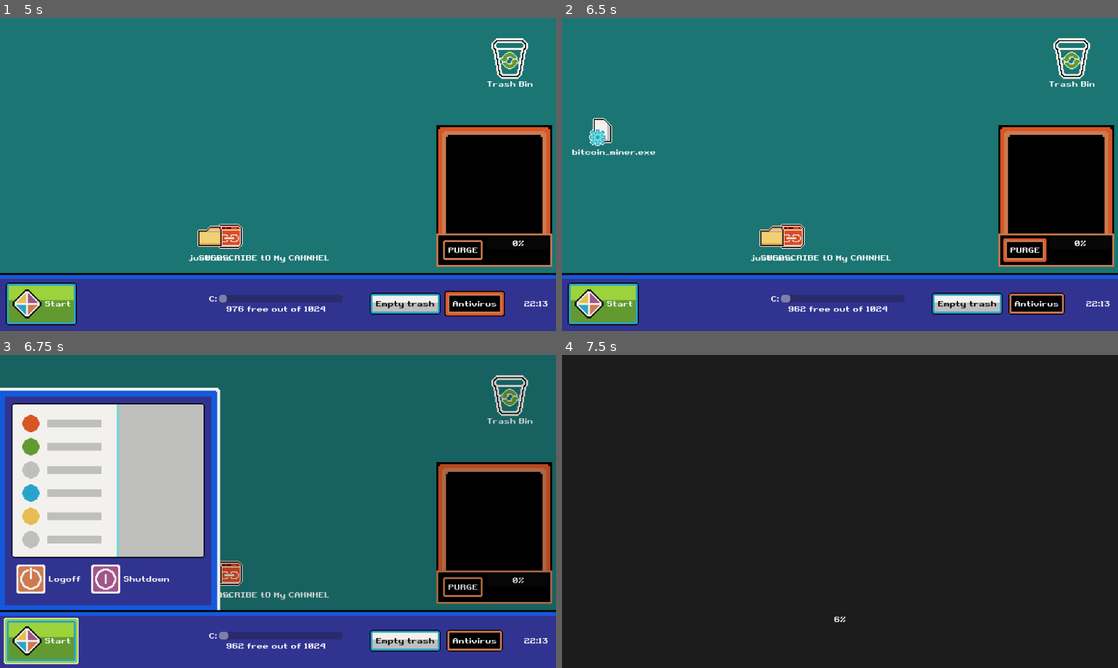
Above: before the commit, frames 1-4 (two rows, left to right).
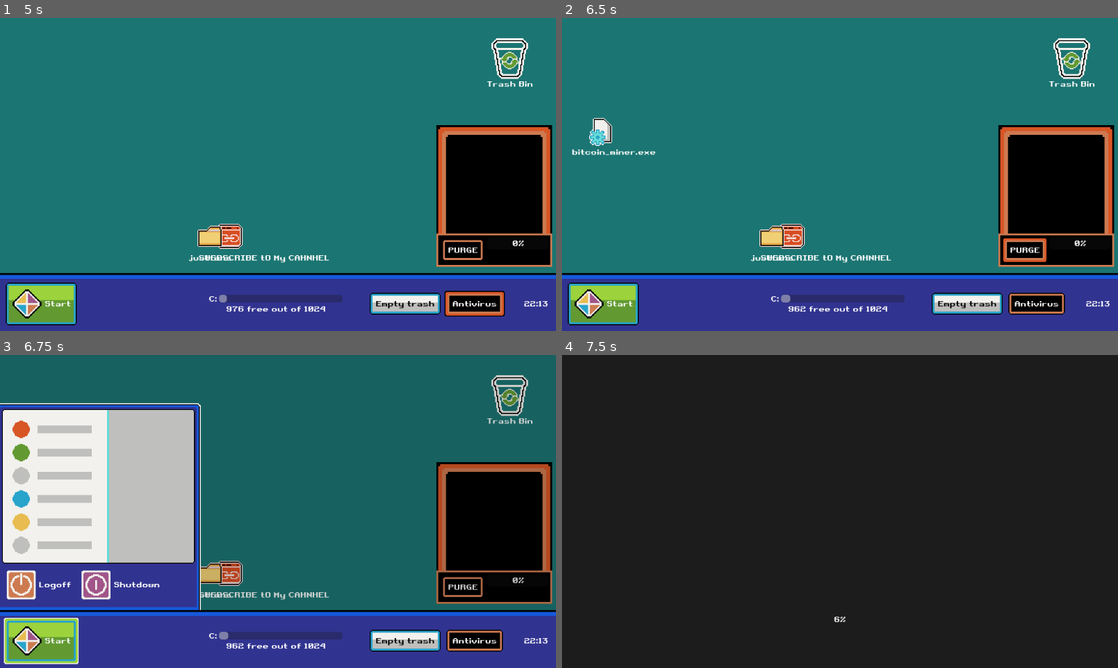
Above: after the commit, the same moments.

Repository: VileOar/ludum-dare-54
Game: Godot game, scene res://scenes/main.tscn
Same seed, same stepped clock (60 frames per second), same inputs: the game is played once before the commit and once after it. This scene is started directly instead of the project's main scene.
Inputs:
- Up to frame 1 (5 s): click "Start" at 0.5 s; click "Start" at 1.25 s; click "Empty trash" at 2 s; click "Antivirus" at 2.75 s; click "Empty trash" at 3.5 s; click "Antivirus" at 4.25 s
- Up to frame 2 (6.5 s): click "PURGE" at 5 s; click "PURGE" at 5.75 s
- Up to frame 3 (6.75 s): click "Start" at 6.5 s
- Up to frame 4 (7.5 s): click "Logoff" at 7.25 s

Frames 1-2 are identical in both runs. In frame 3, 14% of the frame differs, in the area x 0-40%, y 10-82%; in frame 4, nothing differs.

Commit message:
probably refactored windows into inherited scenes

Diff:
--- a/assets/themes/default_theme.tres
+++ b/assets/themes/default_theme.tres
@@ -186,10 +186,10 @@
 
 [sub_resource type="StyleBoxTexture" id="StyleBoxTexture_3dgwe"]
 texture = ExtResource("1_xv5vh")
-texture_margin_left = 32.0
-texture_margin_top = 32.0
-texture_margin_right = 32.0
-texture_margin_bottom = 24.0
+texture_margin_left = 12.0
+texture_margin_top = 12.0
+texture_margin_right = 12.0
+texture_margin_bottom = 12.0
 region_rect = Rect2(0, 192, 96, 96)
 
 [sub_resource type="StyleBoxTexture" id="StyleBoxTexture_f1jrm"]
@@ -202,10 +202,10 @@
 
 [sub_resource type="StyleBoxTexture" id="StyleBoxTexture_qu1sc"]
 texture = ExtResource("1_xv5vh")
-texture_margin_left = 24.0
-texture_margin_top = 8.0
-texture_margin_right = 24.0
-texture_margin_bottom = 24.0
+texture_margin_left = 12.0
+texture_margin_top = 4.0
+texture_margin_right = 12.0
+texture_margin_bottom = 12.0
 region_rect = Rect2(0, 96, 96, 96)
 
 [resource]
--- a/scenes/windows/download_window.tscn
+++ b/scenes/windows/download_window.tscn
@@ -1,87 +1,22 @@
-[gd_scene load_steps=3 format=3 uid="uid://bjmftrmoy8ww5"]
+[gd_scene load_steps=3 format=3 uid="uid://dcoxgyk10v7ah"]
 
 [ext_resource type="Script" path="res://scripts/windows/download_window.gd" id="1_hjbis"]
-[ext_resource type="Texture2D" uid="uid://sty1r4akbfmk" path="res://cross.png" id="2_qhtas"]
+[ext_resource type="PackedScene" uid="uid://cylps5fisf5fa" path="res://scenes/windows/draggable_window.tscn" id="1_n67kr"]
 
-[node name="DownloadWindow" type="Node2D"]
+[node name="DownloadWindow" instance=ExtResource("1_n67kr")]
 script = ExtResource("1_hjbis")
 
-[node name="PanelContainer" type="PanelContainer" parent="."]
-anchors_preset = 8
-anchor_left = 0.5
-anchor_top = 0.5
-anchor_right = 0.5
-anchor_bottom = 0.5
-offset_left = -149.0
-offset_top = -86.5
-offset_right = 149.0
-offset_bottom = 86.5
-grow_horizontal = 2
-grow_vertical = 2
-
-[node name="VBoxContainer" type="VBoxContainer" parent="PanelContainer"]
+[node name="DownloadProgress" type="ProgressBar" parent="VBoxContainer/PanelContainer/MarginContainer/VBoxContainer" index="1"]
+unique_name_in_owner = true
+visible = false
 layout_mode = 2
 
-[node name="PanelContainer" type="PanelContainer" parent="PanelContainer/VBoxContainer"]
+[node name="DownloadButton" type="Button" parent="VBoxContainer/PanelContainer/MarginContainer/VBoxContainer" index="2"]
+unique_name_in_owner = true
 layout_mode = 2
 
-[node name="MarginContainer" type="MarginContainer" parent="PanelContainer/VBoxContainer/PanelContainer"]
-layout_mode = 2
-theme_override_constants/margin_left = 5
-theme_override_constants/margin_top = 5
-theme_override_constants/margin_right = 5
-theme_override_constants/margin_bottom = 5
-
-[node name="HBoxContainer" type="HBoxContainer" parent="PanelContainer/VBoxContainer/PanelContainer/MarginContainer"]
-layout_mode = 2
-theme_override_constants/separation = 20
-
-[node name="Title" type="Label" parent="PanelContainer/VBoxContainer/PanelContainer/MarginContainer/HBoxContainer"]
-layout_mode = 2
-size_flags_horizontal = 0
-text = "Limewire Pro - Free Version"
-
-[node name="CloseButton" type="Button" parent="PanelContainer/VBoxContainer/PanelContainer/MarginContainer/HBoxContainer"]
-layout_mode = 2
-size_flags_horizontal = 10
-size_flags_vertical = 4
-icon = ExtResource("2_qhtas")
-
-[node name="MarginContainer2" type="MarginContainer" parent="PanelContainer/VBoxContainer"]
-layout_mode = 2
-theme_override_constants/margin_left = 20
-theme_override_constants/margin_top = 20
-theme_override_constants/margin_right = 20
-theme_override_constants/margin_bottom = 20
-
-[node name="VBoxContainer" type="VBoxContainer" parent="PanelContainer/VBoxContainer/MarginContainer2"]
-layout_mode = 2
-theme_override_constants/separation = 10
-
-[node name="Description" type="Label" parent="PanelContainer/VBoxContainer/MarginContainer2/VBoxContainer"]
-custom_minimum_size = Vector2(258, 0)
-layout_mode = 2
-size_flags_vertical = 6
-text = "Your download is ready. Press button to start.
-"
-horizontal_alignment = 1
-autowrap_mode = 2
-
-[node name="ProgressBar" type="ProgressBar" parent="PanelContainer/VBoxContainer/MarginContainer2/VBoxContainer"]
-visible = false
-modulate = Color(0.611765, 0.827451, 0.235294, 1)
-layout_mode = 2
-step = 1.0
-
-[node name="Button" type="Button" parent="PanelContainer/VBoxContainer/MarginContainer2/VBoxContainer"]
-modulate = Color(0.611765, 0.827451, 0.235294, 1)
-layout_mode = 2
-text = "Download"
-
-[node name="Timer" type="Timer" parent="."]
+[node name="Timer" type="Timer" parent="." index="1"]
 wait_time = 0.2
 
-[connection signal="gui_input" from="PanelContainer/VBoxContainer/PanelContainer" to="." method="_on_panel_container_gui_input"]
-[connection signal="pressed" from="PanelContainer/VBoxContainer/PanelContainer/MarginContainer/HBoxContainer/CloseButton" to="." method="_on_close_button_pressed"]
-[connection signal="pressed" from="PanelContainer/VBoxContainer/MarginContainer2/VBoxContainer/Button" to="." method="_on_button_pressed"]
+[connection signal="pressed" from="VBoxContainer/PanelContainer/MarginContainer/VBoxContainer/DownloadButton" to="." method="_on_button_pressed"]
 [connection signal="timeout" from="Timer" to="." method="_on_timer_timeout"]
--- a/scenes/windows/draggable_window.tscn
+++ b/scenes/windows/draggable_window.tscn
@@ -6,67 +6,63 @@
 [node name="DraggableWindow" type="Node2D"]
 script = ExtResource("1_1tewi")
 
-[node name="PanelContainer" type="PanelContainer" parent="."]
+[node name="VBoxContainer" type="VBoxContainer" parent="."]
 anchors_preset = 8
 anchor_left = 0.5
 anchor_top = 0.5
 anchor_right = 0.5
 anchor_bottom = 0.5
 offset_left = -149.0
-offset_top = -86.5
+offset_top = -75.0
 offset_right = 149.0
-offset_bottom = 86.5
+offset_bottom = 61.0
 grow_horizontal = 2
 grow_vertical = 2
+theme_override_constants/separation = 0
 
-[node name="VBoxContainer" type="VBoxContainer" parent="PanelContainer"]
+[node name="PanelContainer2" type="PanelContainer" parent="VBoxContainer"]
 layout_mode = 2
+theme_type_variation = &"TitlePanel"
 
-[node name="PanelContainer" type="PanelContainer" parent="PanelContainer/VBoxContainer"]
-layout_mode = 2
-
-[node name="MarginContainer" type="MarginContainer" parent="PanelContainer/VBoxContainer/PanelContainer"]
-layout_mode = 2
-theme_override_constants/margin_left = 5
-theme_override_constants/margin_top = 5
-theme_override_constants/margin_right = 5
-theme_override_constants/margin_bottom = 5
-
-[node name="HBoxContainer" type="HBoxContainer" parent="PanelContainer/VBoxContainer/PanelContainer/MarginContainer"]
+[node name="HBoxContainer" type="HBoxContainer" parent="VBoxContainer/PanelContainer2"]
 layout_mode = 2
 theme_override_constants/separation = 20
 
-[node name="Title" type="Label" parent="PanelContainer/VBoxContainer/PanelContainer/MarginContainer/HBoxContainer"]
+[node name="Title" type="Label" parent="VBoxContainer/PanelContainer2/HBoxContainer"]
+unique_name_in_owner = true
 layout_mode = 2
 size_flags_horizontal = 0
 text = "System Message"
 
-[node name="CloseButton" type="Button" parent="PanelContainer/VBoxContainer/PanelContainer/MarginContainer/HBoxContainer"]
+[node name="CloseButton" type="Button" parent="VBoxContainer/PanelContainer2/HBoxContainer"]
+unique_name_in_owner = true
 layout_mode = 2
 size_flags_horizontal = 10
 size_flags_vertical = 4
 icon = ExtResource("2_eebc2")
 
-[node name="MarginContainer2" type="MarginContainer" parent="PanelContainer/VBoxContainer"]
+[node name="PanelContainer" type="PanelContainer" parent="VBoxContainer"]
 layout_mode = 2
-size_flags_vertical = 3
-theme_override_constants/margin_left = 20
-theme_override_constants/margin_top = 20
-theme_override_constants/margin_right = 20
-theme_override_constants/margin_bottom = 20
+theme_type_variation = &"WindowPanel"
 
-[node name="VBoxContainer" type="VBoxContainer" parent="PanelContainer/VBoxContainer/MarginContainer2"]
+[node name="MarginContainer" type="MarginContainer" parent="VBoxContainer/PanelContainer"]
 layout_mode = 2
-theme_override_constants/separation = 10
+theme_override_constants/margin_top = 16
+theme_override_constants/margin_bottom = 16
 
-[node name="Description" type="Label" parent="PanelContainer/VBoxContainer/MarginContainer2/VBoxContainer"]
+[node name="VBoxContainer" type="VBoxContainer" parent="VBoxContainer/PanelContainer/MarginContainer"]
+layout_mode = 2
+
+[node name="Description" type="Label" parent="VBoxContainer/PanelContainer/MarginContainer/VBoxContainer"]
+unique_name_in_owner = true
 custom_minimum_size = Vector2(258, 0)
 layout_mode = 2
 size_flags_vertical = 6
+theme_override_colors/font_color = Color(0, 0, 0, 1)
 text = "This is an error message. Very bad.
 "
 horizontal_alignment = 1
 autowrap_mode = 2
 
-[connection signal="gui_input" from="PanelContainer/VBoxContainer/PanelContainer" to="." method="_on_panel_container_gui_input"]
-[connection signal="pressed" from="PanelContainer/VBoxContainer/PanelContainer/MarginContainer/HBoxContainer/CloseButton" to="." method="_on_close_button_pressed"]
+[connection signal="gui_input" from="VBoxContainer/PanelContainer2" to="." method="_on_panel_container_gui_input"]
+[connection signal="pressed" from="VBoxContainer/PanelContainer2/HBoxContainer/CloseButton" to="." method="_on_close_button_pressed"]
--- a/scenes/windows/recursive_window.tscn
+++ b/scenes/windows/recursive_window.tscn
@@ -1,89 +1,24 @@
-[gd_scene load_steps=3 format=3 uid="uid://du3yx3v7snkkb"]
+[gd_scene load_steps=3 format=3 uid="uid://cuk43ykfp2af0"]
 
+[ext_resource type="PackedScene" uid="uid://cylps5fisf5fa" path="res://scenes/windows/draggable_window.tscn" id="1_dsr3o"]
 [ext_resource type="Script" path="res://scripts/windows/recursive_window.gd" id="1_s8ifr"]
-[ext_resource type="Texture2D" uid="uid://sty1r4akbfmk" path="res://cross.png" id="2_ft144"]
 
-[node name="RecursiveWindow" type="Node2D"]
+[node name="RecursiveWindow" instance=ExtResource("1_dsr3o")]
 script = ExtResource("1_s8ifr")
 
-[node name="PanelContainer" type="PanelContainer" parent="."]
-anchors_preset = 8
-anchor_left = 0.5
-anchor_top = 0.5
-anchor_right = 0.5
-anchor_bottom = 0.5
-offset_left = -149.0
-offset_top = -86.5
-offset_right = 149.0
-offset_bottom = 86.5
-grow_horizontal = 2
-grow_vertical = 2
+[node name="Title" parent="VBoxContainer/PanelContainer2/HBoxContainer" index="0"]
+text = "Pintows XP"
 
-[node name="VBoxContainer" type="VBoxContainer" parent="PanelContainer"]
+[node name="HBoxContainer" type="HBoxContainer" parent="VBoxContainer/PanelContainer/MarginContainer/VBoxContainer" index="1"]
 layout_mode = 2
 
-[node name="PanelContainer" type="PanelContainer" parent="PanelContainer/VBoxContainer"]
+[node name="AcceptButton" type="Button" parent="VBoxContainer/PanelContainer/MarginContainer/VBoxContainer/HBoxContainer" index="0"]
 layout_mode = 2
-
-[node name="MarginContainer" type="MarginContainer" parent="PanelContainer/VBoxContainer/PanelContainer"]
-layout_mode = 2
-theme_override_constants/margin_left = 5
-theme_override_constants/margin_top = 5
-theme_override_constants/margin_right = 5
-theme_override_constants/margin_bottom = 5
-
-[node name="HBoxContainer" type="HBoxContainer" parent="PanelContainer/VBoxContainer/PanelContainer/MarginContainer"]
-layout_mode = 2
-theme_override_constants/separation = 20
-
-[node name="Title" type="Label" parent="PanelContainer/VBoxContainer/PanelContainer/MarginContainer/HBoxContainer"]
-layout_mode = 2
-size_flags_horizontal = 0
-text = "Pintows XP"
-
-[node name="CloseButton" type="Button" parent="PanelContainer/VBoxContainer/PanelContainer/MarginContainer/HBoxContainer"]
-layout_mode = 2
-size_flags_horizontal = 10
-size_flags_vertical = 4
-disabled = true
-icon = ExtResource("2_ft144")
-
-[node name="MarginContainer2" type="MarginContainer" parent="PanelContainer/VBoxContainer"]
-layout_mode = 2
-size_flags_vertical = 3
-theme_override_constants/margin_left = 10
-theme_override_constants/margin_top = 10
-theme_override_constants/margin_right = 10
-theme_override_constants/margin_bottom = 10
-
-[node name="VBoxContainer" type="VBoxContainer" parent="PanelContainer/VBoxContainer/MarginContainer2"]
-layout_mode = 2
-theme_override_constants/separation = 10
-
-[node name="Description" type="Label" parent="PanelContainer/VBoxContainer/MarginContainer2/VBoxContainer"]
-custom_minimum_size = Vector2(258, 0)
-layout_mode = 2
-size_flags_vertical = 6
-text = "Couldn't defragment the disk."
-horizontal_alignment = 1
-autowrap_mode = 2
-
-[node name="HBoxContainer" type="HBoxContainer" parent="PanelContainer/VBoxContainer/MarginContainer2/VBoxContainer"]
-layout_mode = 2
-size_flags_horizontal = 4
-theme_override_constants/separation = 40
-
-[node name="AcceptButton" type="Button" parent="PanelContainer/VBoxContainer/MarginContainer2/VBoxContainer/HBoxContainer"]
-layout_mode = 2
-size_flags_horizontal = 4
 text = "Try Again"
 
-[node name="RejectButton" type="Button" parent="PanelContainer/VBoxContainer/MarginContainer2/VBoxContainer/HBoxContainer"]
+[node name="RejectButton" type="Button" parent="VBoxContainer/PanelContainer/MarginContainer/VBoxContainer/HBoxContainer" index="1"]
 layout_mode = 2
-size_flags_horizontal = 4
 text = "Cancel"
 
-[connection signal="gui_input" from="PanelContainer/VBoxContainer/PanelContainer" to="." method="_on_panel_container_gui_input"]
-[connection signal="pressed" from="PanelContainer/VBoxContainer/PanelContainer/MarginContainer/HBoxContainer/CloseButton" to="." method="_on_close_button_pressed"]
-[connection signal="pressed" from="PanelContainer/VBoxContainer/MarginContainer2/VBoxContainer/HBoxContainer/AcceptButton" to="." method="_on_accept_button_pressed"]
-[connection signal="pressed" from="PanelContainer/VBoxContainer/MarginContainer2/VBoxContainer/HBoxContainer/RejectButton" to="." method="_on_reject_button_pressed"]
+[connection signal="pressed" from="VBoxContainer/PanelContainer/MarginContainer/VBoxContainer/HBoxContainer/AcceptButton" to="." method="_on_accept_button_pressed"]
+[connection signal="pressed" from="VBoxContainer/PanelContainer/MarginContainer/VBoxContainer/HBoxContainer/RejectButton" to="." method="_on_reject_button_pressed"]
--- a/scenes/windows/recycling_window.tscn
+++ b/scenes/windows/recycling_window.tscn
@@ -6,32 +6,22 @@
 [node name="RecyclingWindow" instance=ExtResource("1_kkmvx")]
 script = ExtResource("2_cpbaf")
 
-[node name="Title" parent="PanelContainer/VBoxContainer/PanelContainer/MarginContainer/HBoxContainer" index="0"]
-text = "Trash Bin"
+[node name="Description" parent="VBoxContainer/PanelContainer/MarginContainer/VBoxContainer" index="0"]
+text = "Recycling..."
 
-[node name="CloseButton" parent="PanelContainer/VBoxContainer/PanelContainer/MarginContainer/HBoxContainer" index="1"]
-disabled = true
-
-[node name="MarginContainer2" parent="PanelContainer/VBoxContainer" index="1"]
-theme_override_constants/margin_left = 10
-theme_override_constants/margin_top = 10
-theme_override_constants/margin_right = 10
-theme_override_constants/margin_bottom = 10
-
-[node name="Description" parent="PanelContainer/VBoxContainer/MarginContainer2/VBoxContainer" index="0"]
-text = "Recycling...
-"
-
-[node name="ProgressBar" type="ProgressBar" parent="PanelContainer/VBoxContainer/MarginContainer2/VBoxContainer" index="1"]
+[node name="RecycleProgress" type="ProgressBar" parent="VBoxContainer/PanelContainer/MarginContainer/VBoxContainer" index="1"]
+unique_name_in_owner = true
 layout_mode = 2
 step = 1.0
 
-[node name="Button" type="Button" parent="PanelContainer/VBoxContainer/MarginContainer2/VBoxContainer" index="2"]
+[node name="OKButton" type="Button" parent="VBoxContainer/PanelContainer/MarginContainer/VBoxContainer" index="2"]
+unique_name_in_owner = true
 layout_mode = 2
-disabled = true
+size_flags_horizontal = 4
+size_flags_vertical = 4
 text = "OK"
 
 [node name="Timer" type="Timer" parent="." index="1"]
 
-[connection signal="pressed" from="PanelContainer/VBoxContainer/MarginContainer2/VBoxContainer/Button" to="." method="_on_button_pressed"]
+[connection signal="pressed" from="VBoxContainer/PanelContainer/MarginContainer/VBoxContainer/OKButton" to="." method="_on_button_pressed"]
 [connection signal="timeout" from="Timer" to="." method="_on_timer_timeout"]
--- a/scripts/windows/download_window.gd
+++ b/scripts/windows/download_window.gd
@@ -4,9 +4,9 @@
 ## how many of these there are
 static var exist_counter = 0
 
-@onready var download_button : Button = $PanelContainer/VBoxContainer/MarginContainer2/VBoxContainer/Button
+@onready var download_button : Button = %DownloadButton
 @onready var progress_timer : Timer = $Timer
-@onready var download_bar : ProgressBar = $PanelContainer/VBoxContainer/MarginContainer2/VBoxContainer/ProgressBar
+@onready var download_bar : ProgressBar = %DownloadProgress
 
 var download_increment := 1 # value to increment progress
 var files_to_download := 10 # files that will spawn at the end of download
--- a/scripts/windows/draggable_window.gd
+++ b/scripts/windows/draggable_window.gd
@@ -3,9 +3,9 @@
 class_name DraggableWindow
 
 
-@onready var close_button : Button = $PanelContainer/VBoxContainer/PanelContainer/MarginContainer/HBoxContainer/CloseButton
-@onready var window_text : Label = $PanelContainer/VBoxContainer/MarginContainer2/VBoxContainer/Description
-@onready var window_title : Label = $PanelContainer/VBoxContainer/PanelContainer/MarginContainer/HBoxContainer/Title
+@onready var close_button : Button = %CloseButton
+@onready var window_text : Label = %Description
+@onready var window_title : Label = %Title
 
 var lifted := false
 var lift_pos_offset = Vector2.ZERO
--- a/scripts/windows/recycling_window.gd
+++ b/scripts/windows/recycling_window.gd
@@ -2,8 +2,8 @@
 class_name RecyclingWindow
 
 
-@onready var ok_button : Button = $PanelContainer/VBoxContainer/MarginContainer2/VBoxContainer/Button
-@onready var recycling_bar : ProgressBar = $PanelContainer/VBoxContainer/MarginContainer2/VBoxContainer/ProgressBar
+@onready var ok_button : Button = %OKButton
+@onready var recycling_bar : ProgressBar = %RecycleProgress
 @onready var recycling_timer : Timer = $Timer
 
 const MIN_RECYCLE_TIME := 0.2 ## in seconds
Binary file changed: assets/aseprite/desktop_panels.aseprite
Binary file changed: assets/gfx/panels/desktop_panels.png
Not shown: 1 places in scenes/desktop.tscn that only renumber resources
